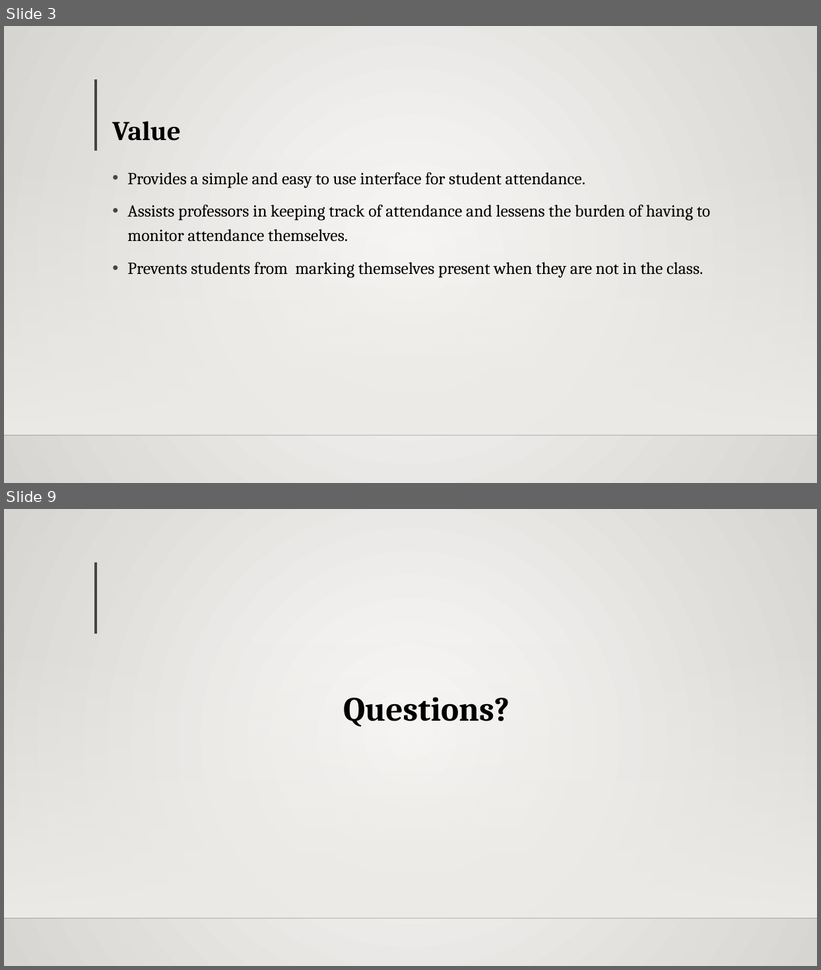
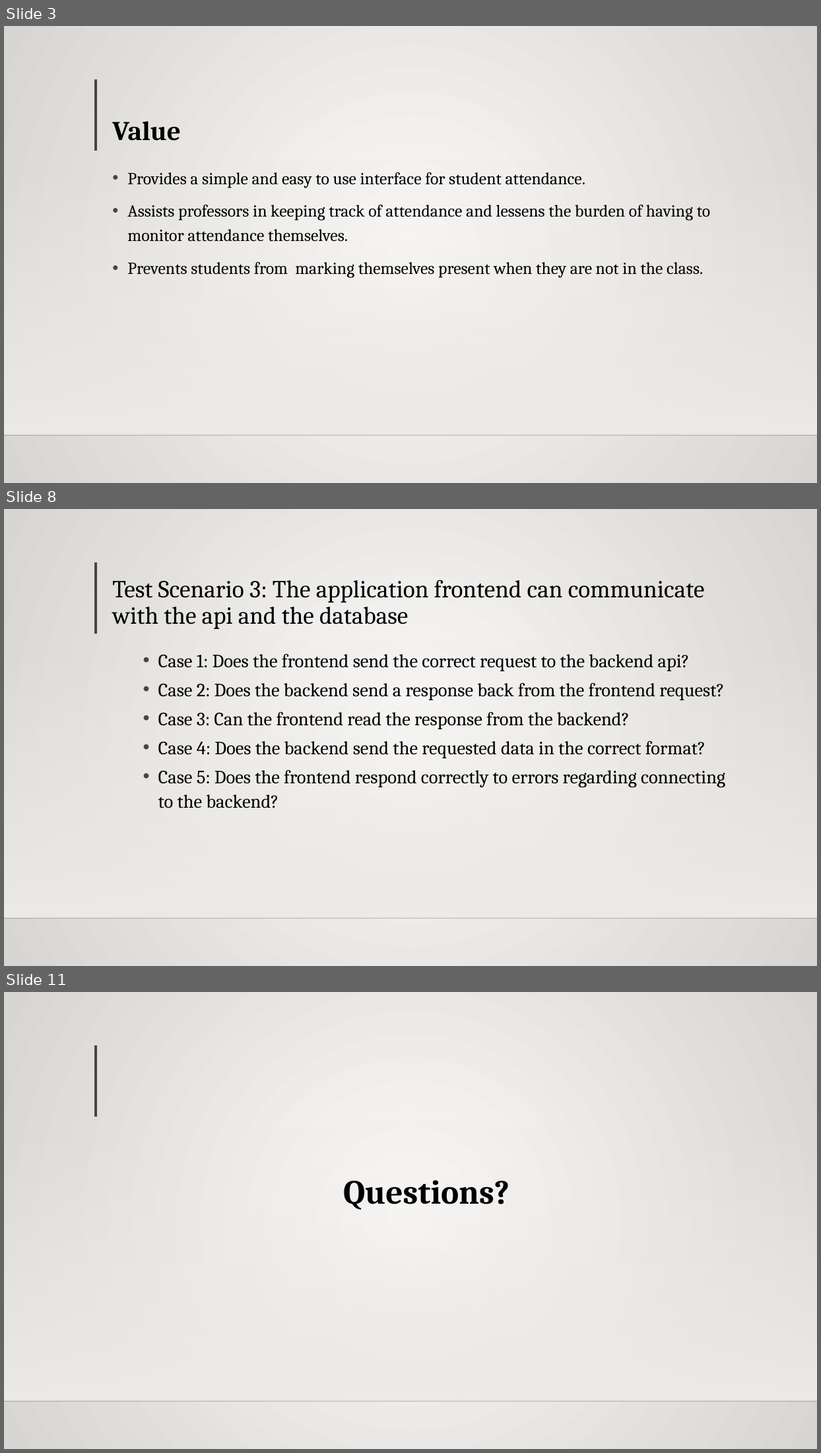
Before and after one commit to StewartSteven/Attend-In, a slide deck: FINAL_ATTEND-IN_Sprint_3 (2).pptx. Shown one above the other, each under a label of ours: slides 3 and 9 before the commit, slides 3, 8 and 11 after it; the slides between them are not shown. The pictures are 821x970 and 821x1453 pixels, drawn with LibreOffice and Linux fonts; fonts in the diff are those of the drawing; background and template pictures are left out. Boxes give left, top, right and bottom in pixels: in the first picture for what was removed or moved away, otherwise in the second. Text is boxed around its words. In the diff, an @@ line names an element or a change of style, - is before the commit and + after.

```diff
--- a/FINAL_ATTEND-IN_Sprint_3 (2).pptx
+++ b/FINAL_ATTEND-IN_Sprint_3 (2).pptx
@@ slide 8 added at (4,509,817,966), background gradient #FAFAF9 to #D7D5D2; not listed: 3 template elements that a slide beside it also shows @@
@@ title added at (112,580,705,629), 29 pt, text #000000 @@
+Test Scenario 3: The application frontend can communicate with the api and the database
@@ text added at (158,654,725,809), 22.2 pt, text #000000 @@
+  • Case 1: Does the frontend send the correct request to the backend api?
+  • Case 2: Does the backend send a response back from the frontend request?
+  • Case 3: Can the frontend read the response from the backend?
+  • Case 4: Does the backend send the requested data in the correct format?
+  • Case 5: Does the frontend respond correctly to errors regarding connecting to the backend?
@@ what was slide 9 is now slide 11 @@
```
Also in this commit, not shown: 4 slides changed, 1 other slide added.
